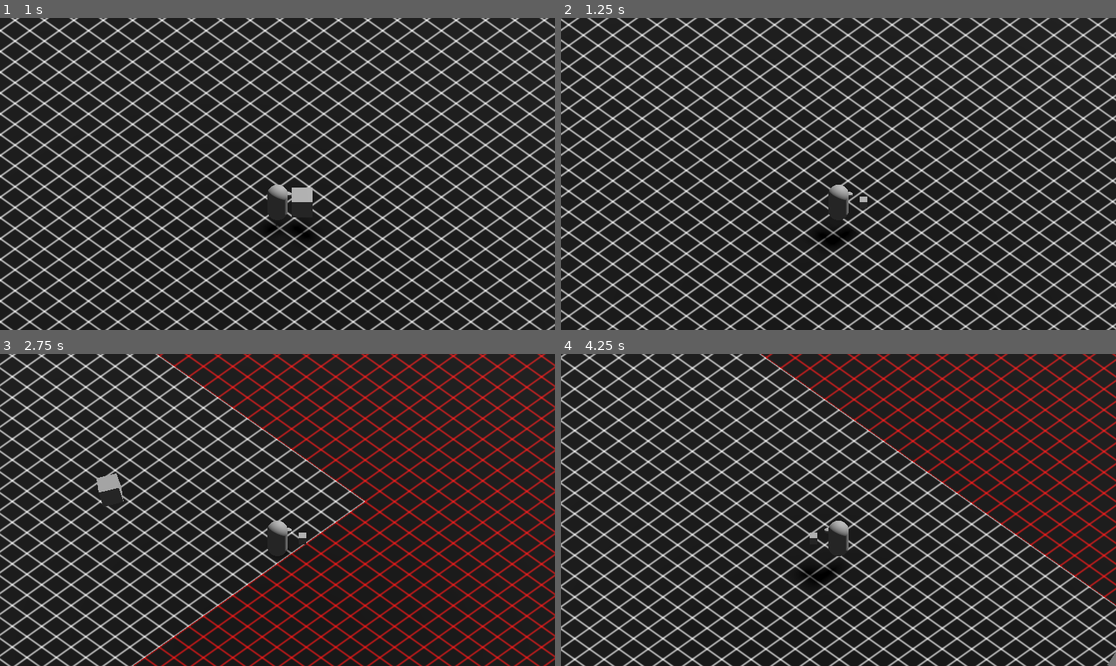
Above: before the commit, frames 1-4 (two rows, left to right).
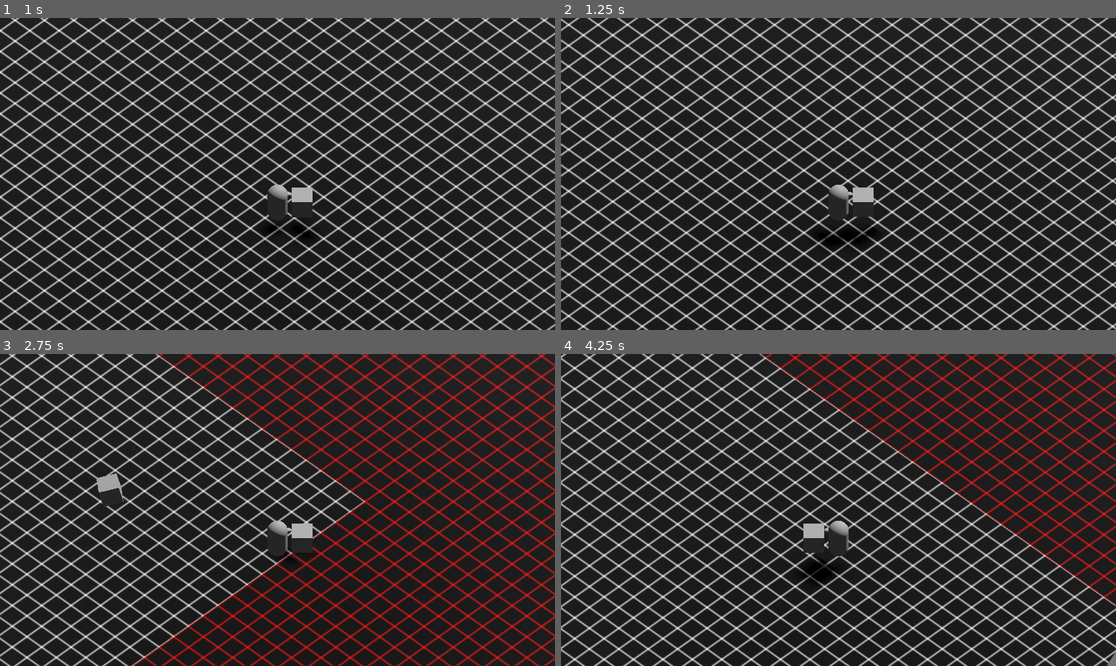
Above: after the commit, the same moments.

Repository: Sprotex/ludum-dare-53
Game: Godot game, scene res://blocks/main_level.tscn
The game is run twice, just before and just after one commit, with the same random seed, the same clock (stepped at 60 frames per second) and the same inputs.
Inputs:
- Up to frame 1 (1 s): tap Enter at 0.5 s; hold D (move_right) from 0.53 s (still down); tap E (box_action) at 0.6 s; tap Space (jump) at 0.77 s
- Up to frame 2 (1.25 s): keep holding D (move_right)
- Up to frame 3 (2.75 s): release D (move_right) at 1.28 s; hold S (move_down) 1.28-2.03 s; tap E (box_action) at 1.35, 2.1 s; tap Space (jump) at 1.52 s; hold D (move_right) from 2.03 s (still down)
- Up to frame 4 (4.25 s): release D (move_right) at 2.78 s; hold W (move_up) 2.78-3.53 s; tap E (box_action) at 2.85, 3.6 s; tap Space (jump) at 3.02, 3.77 s; hold A (move_left) from 3.53 s (still down)

Frame 1 is identical in both runs. In frame 2, 0.3% of the frame differs, in the area x 50-57%, y 54-74%; in frame 3, 0.2%; in frame 4, 0.2%.

Commit message:
fix tweening when creating box

Diff:
--- a/blocks/box/Box.gd
+++ b/blocks/box/Box.gd
@@ -1,11 +1,17 @@
 extends RigidBody3D
 
 class_name Box
+
+@export var mesh: MeshInstance3D
 
 var was_refrozen_since_instantiation = false
 
 func is_deliverable() -> bool:
 	return was_refrozen_since_instantiation and freeze
+
+
+func change_visual_scale(new_scale: Vector3) -> void:
+	mesh.scale = new_scale
 
 
 func _on_sleeping_state_changed():
--- a/blocks/box/box.tscn
+++ b/blocks/box/box.tscn
@@ -6,11 +6,12 @@
 
 [sub_resource type="BoxShape3D" id="BoxShape3D_t60st"]
 
-[node name="Box" type="RigidBody3D"]
+[node name="Box" type="RigidBody3D" node_paths=PackedStringArray("mesh")]
 transform = Transform3D(1, 0, 0, 0, 1, 0, 0, 0, 1, 0, 0.5, 0)
 freeze = true
 freeze_mode = 1
 script = ExtResource("1_cpfrd")
+mesh = NodePath("MeshInstance3D")
 
 [node name="MeshInstance3D" type="MeshInstance3D" parent="."]
 mesh = SubResource("BoxMesh_relkl")
--- a/blocks/player/BoxCreator.gd
+++ b/blocks/player/BoxCreator.gd
@@ -10,8 +10,10 @@
 	var box = box_scene_holder.create_instance()
 	body.add_collision_exception_with(box)
 	var tween = get_tree().create_tween()
-	tween.bind_node(box)
-	tween.set_ease(Tween.EASE_OUT).set_trans(Tween.TRANS_ELASTIC).tween_property(box, "scale", Vector3.ONE, 0.5).from(Vector3.ZERO)
+	tween.bind_node.call_deferred(box)
+	tween.set_ease(Tween.EASE_OUT)
+	tween.set_trans(Tween.TRANS_ELASTIC)
+	tween.tween_method(box.change_visual_scale, Vector3.ZERO, Vector3.ONE, 0.5)
 	box_weilder.set_box(box)
 
 
